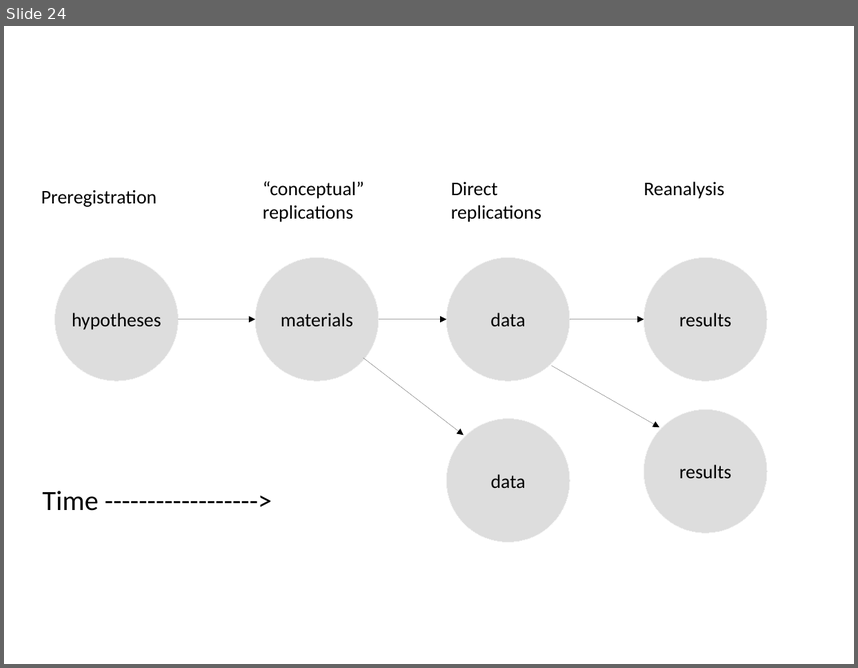
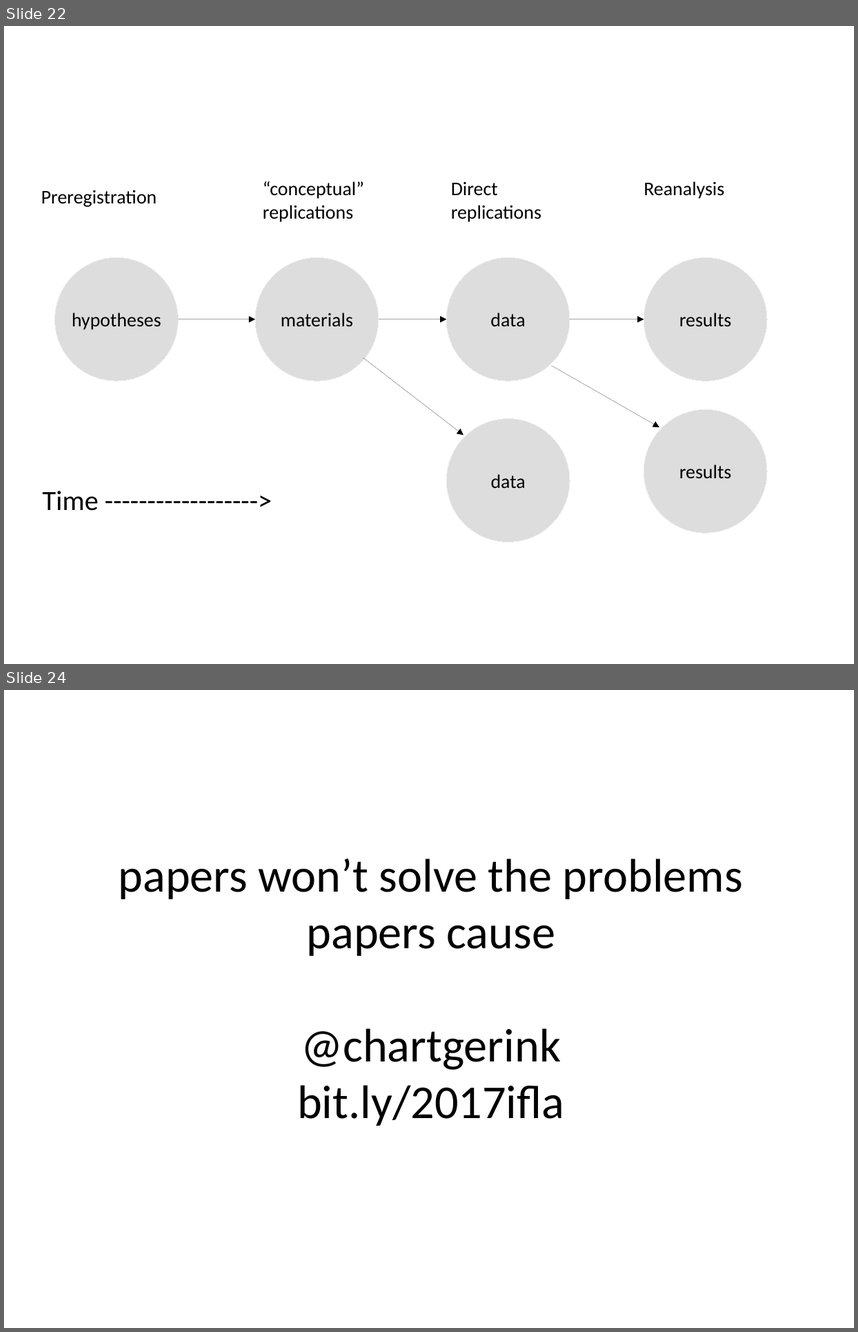
Before and after one commit to chartgerink/talks, a slide deck: 2016_2017/20170824ifla/presentation.odp. Shown one above the other, each under a label of ours: slide 24 before the commit, slides 22 and 24 after it; the slides between them are not shown. The pictures are 858x668 and 858x1332 pixels, drawn with LibreOffice and Linux fonts; fonts in the diff are those of the drawing. Boxes give left, top, right and bottom in pixels: in the first picture for what was removed or moved away, otherwise in the second. Text is boxed around its words. In the diff, an @@ line names an element or a change of style, - is before the commit and + after.

```diff
--- a/2016_2017/20170824ifla/presentation.odp
+++ b/2016_2017/20170824ifla/presentation.odp
@@ slide 24 added at (x1=4, y1=690, x2=854, y2=1328), background #FFFFFF @@
@@ title added at (x1=119, y1=858, x2=743, y2=1125), 44 pt, text #000000 @@
+papers won’t solve the problems papers cause
+@chartgerink
+bit.ly/2017ifla
@@ what was slide 24 is now slide 22 @@
```
Also in this commit, not shown: 1 slide changed, 1 slide removed, 9 other files.
